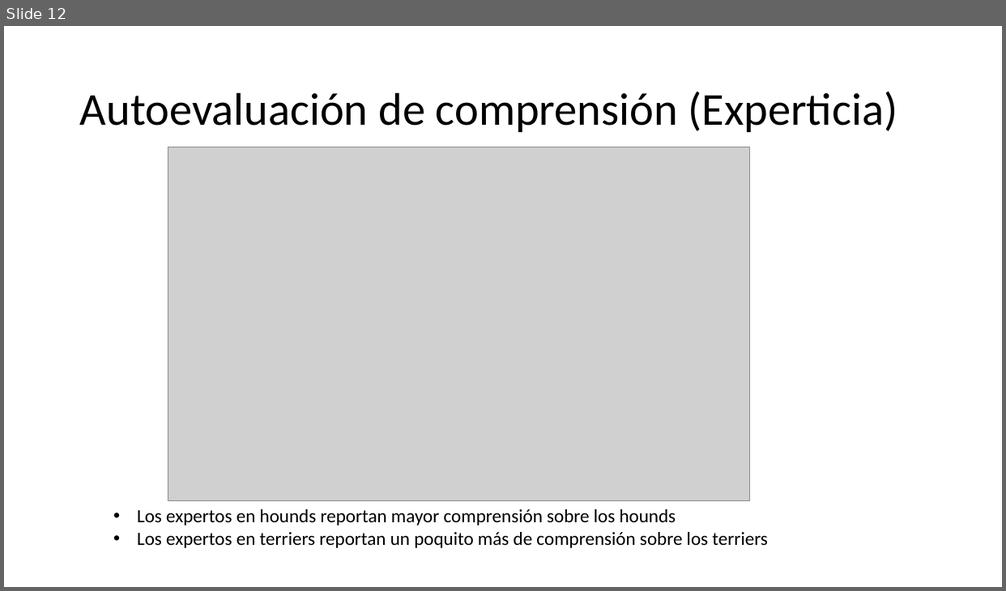
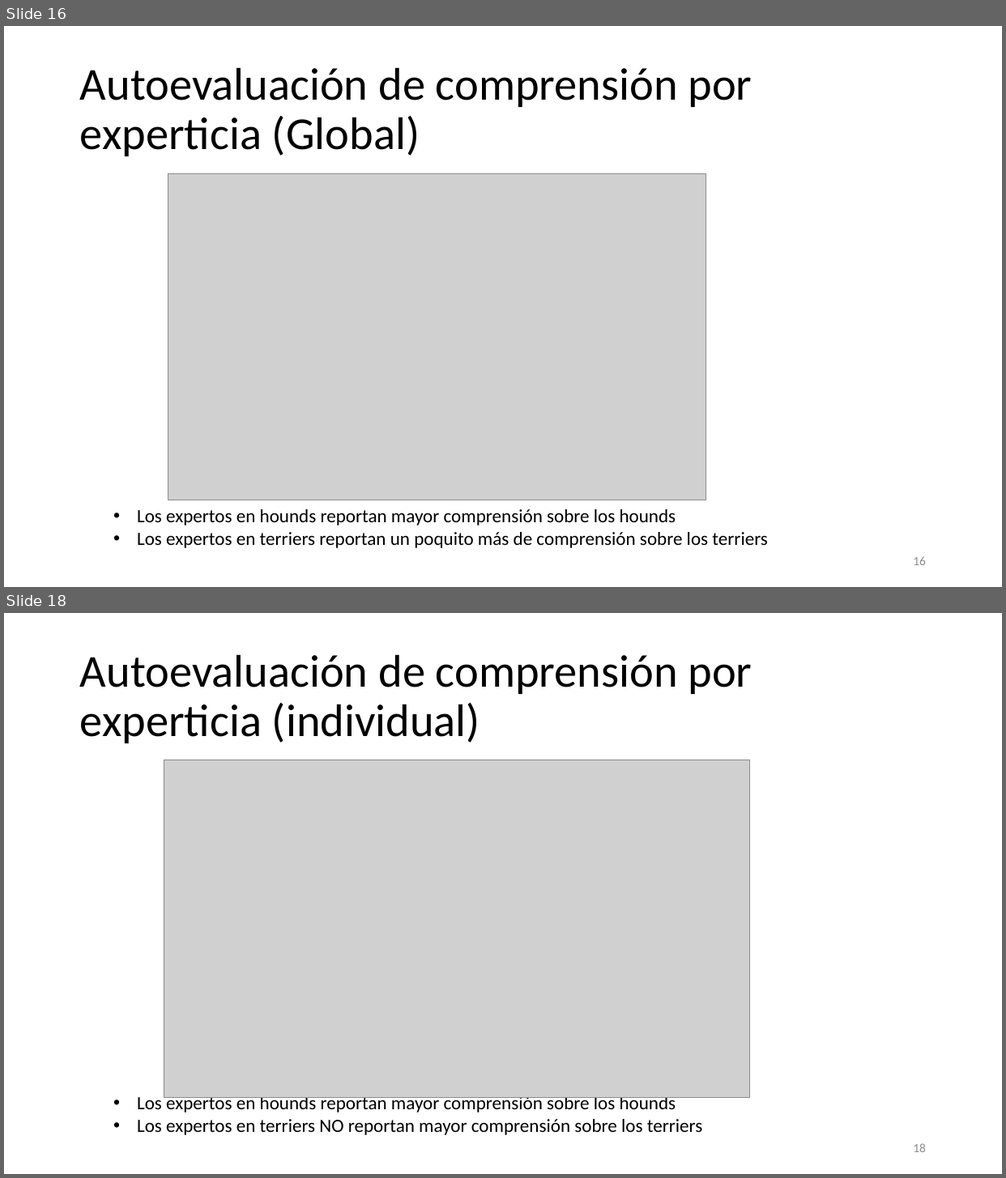
Before and after one commit to Slendercoder/DatosDLL, a slide deck: 12-16-18-23-27-sept-2019/Analysis/Colaboración, uso del lenguaje y comprensión.pptx. Shown one above the other, each under a label of ours: slide 12 before the commit, slides 16 and 18 after it; the slides between them are not shown. The pictures are 1006x591 and 1006x1178 pixels, drawn with LibreOffice and Linux fonts; fonts in the diff are those of the drawing; grey boxes stand for pictures. Boxes give left, top, right and bottom in pixels: in the first picture for what was removed or moved away, otherwise in the second. Text is boxed around its words. In the diff, an @@ line names an element or a change of style, - is before the commit and + after.

```diff
--- a/12-16-18-23-27-sept-2019/Analysis/Colaboración, uso del lenguaje y comprensión.pptx
+++ b/12-16-18-23-27-sept-2019/Analysis/Colaboración, uso del lenguaje y comprensión.pptx
@@ slide 18 added at [4, 613, 1002, 1174], background #FFFFFF @@
@@ title added at [80, 654, 752, 743], 44 pt, text #000000 @@
+Autoevaluación de comprensión por experticia (individual)
@@ picture added at [164, 760, 750, 1098] @@
@@ text added at [137, 1094, 702, 1135], 18 pt, text #000000 @@
+• Los expertos en hounds reportan mayor comprensión sobre los hounds
+• Los expertos en terriers NO reportan mayor comprensión sobre los terriers
@@ page number added at [913, 1144, 926, 1152], 12 pt, text #8C8C8C @@
+18
@@ what was slide 12 is now slide 16 @@
@@ slide 16 changed as well @@
@@ title at [80, 67, 752, 156]: text changed @@
-Autoevaluación de comprensión (Experticia)
+Autoevaluación de comprensión por experticia (Global)
@@ picture: place and size @@
-picture at [168, 148, 750, 501]
+picture at [168, 174, 706, 501]
@@ page number added at [913, 557, 926, 565], 12 pt, text #8C8C8C @@
+16
```
Also in this commit, not shown: 18 other slides changed, 14 other slides added, 1 slide removed, 12 other files.
